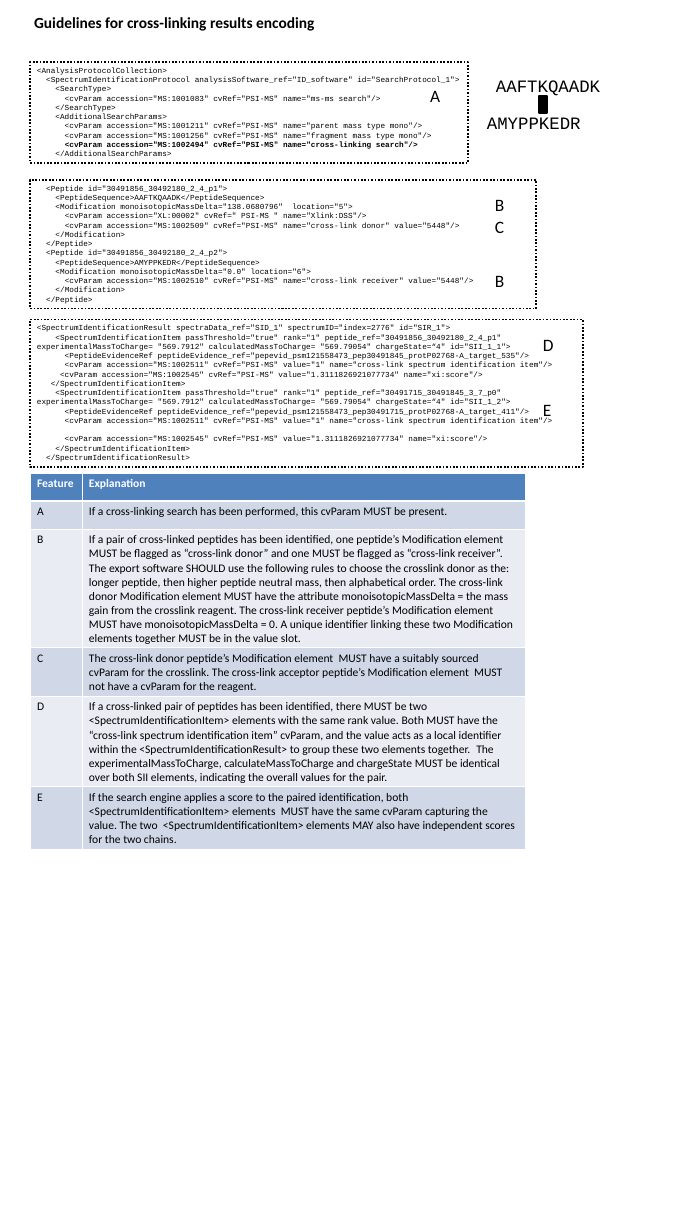
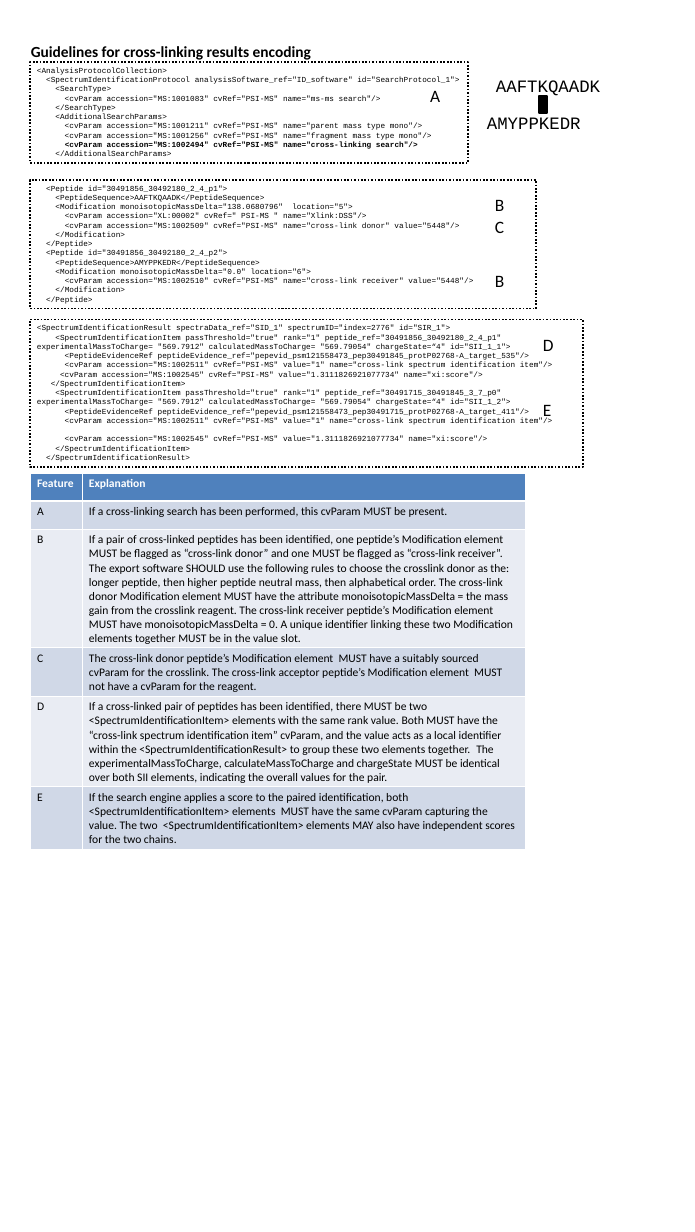
Before and after one commit to HUPO-PSI/mzIdentML, a slide deck: slide 5 of specification_document/specdoc1_2/NewFeaturesInMzid12.pptx. Drawn at 695x1232 pixels with LibreOffice and Linux fonts; fonts in the diff are those of the drawing. Boxes give left, top, right and bottom in pixels: in the first picture for what was removed or moved away, otherwise in the second. Text is boxed around its words. In the diff, an @@ line names an element or a change of style, - is before the commit and + after.

```diff
--- a/specification_document/specdoc1_2/NewFeaturesInMzid12.pptx
+++ b/specification_document/specdoc1_2/NewFeaturesInMzid12.pptx
@@ text "Guidelines for cross-linking results encoding": place and size @@
-text "Guidelines for cross-linking results encoding" at bbox=[34, 17, 314, 31]
+text "Guidelines for cross-linking results encoding" at bbox=[31, 46, 311, 62]
```
Also in this commit, not shown: 3 other slides changed, 1 other file.
